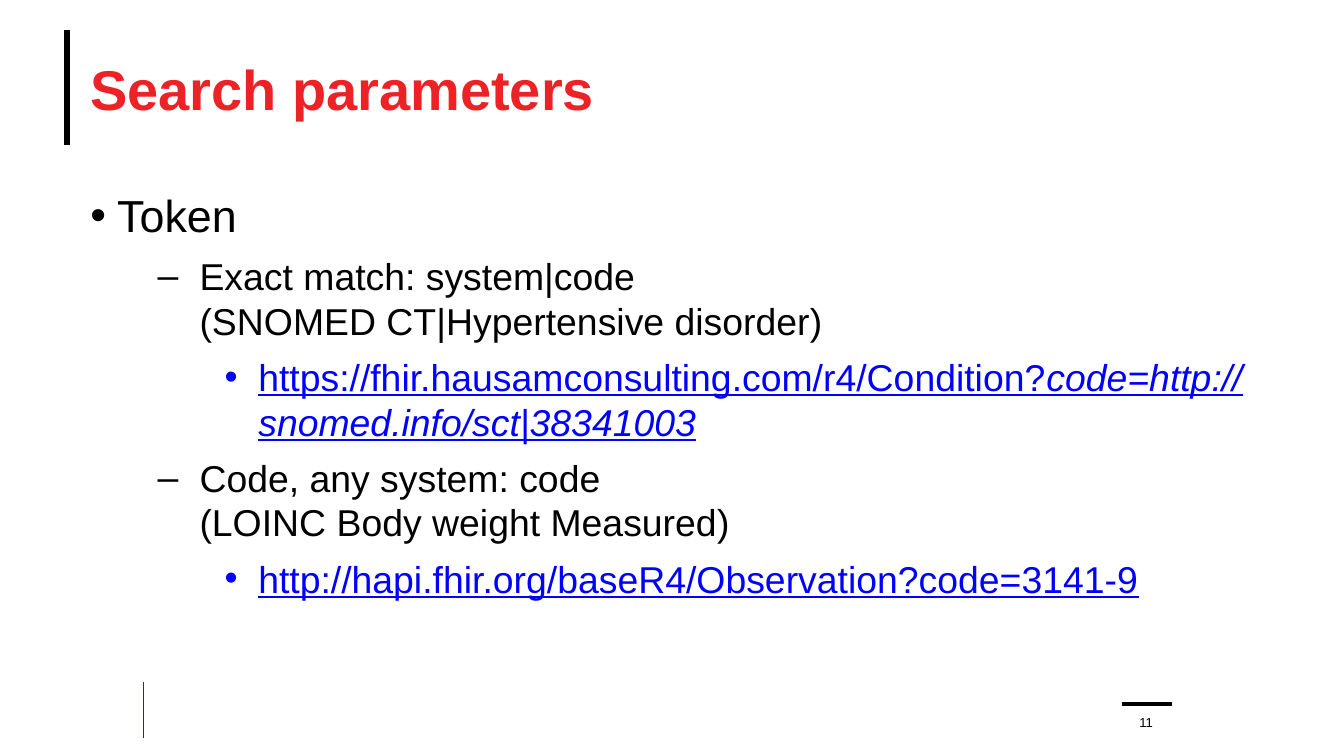
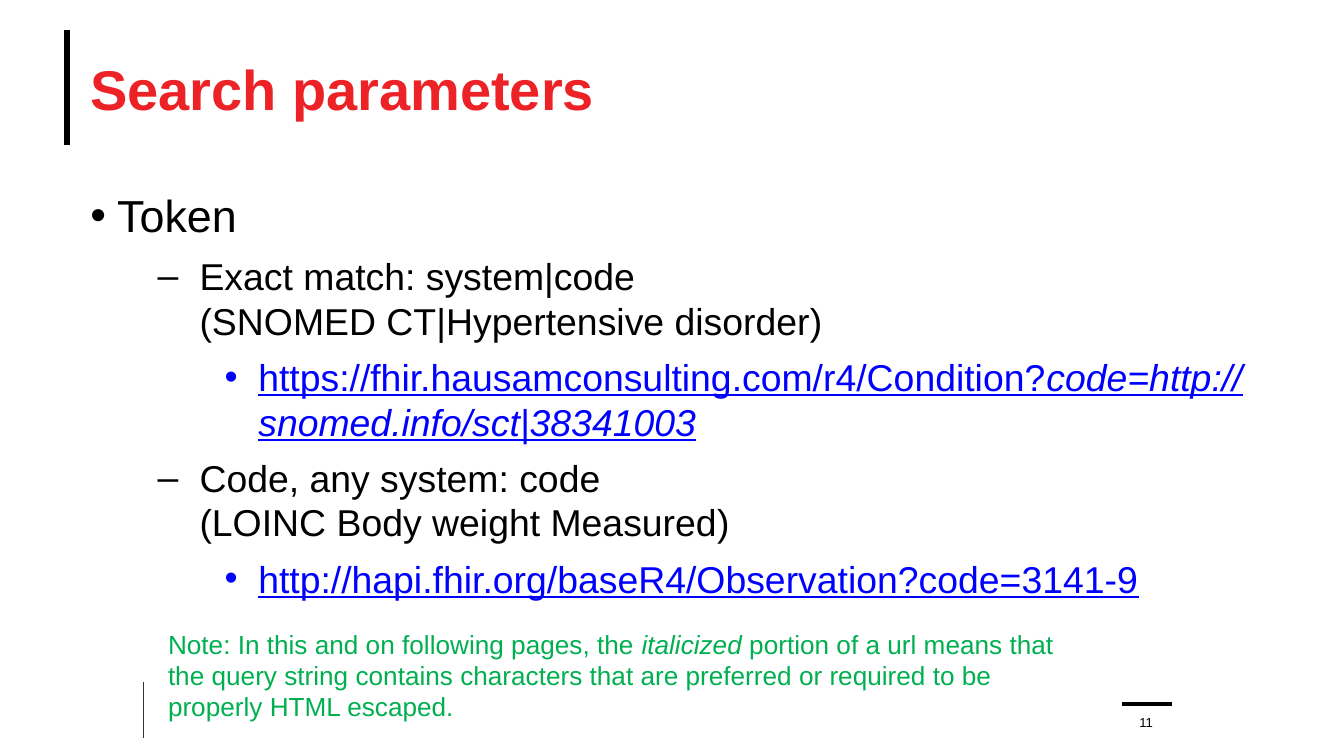
Before and after one commit to FHIR/documents, a slide deck: slide 11 of presentations/2024-04 Webinars/FHIR-Terminology-Part-2-2024-04-24.pptx. Drawn at 1344x756 pixels with LibreOffice and Linux fonts; fonts in the diff are those of the drawing; background and template pictures are left out. Boxes give left, top, right and bottom in pixels: in the first picture for what was removed or moved away, otherwise in the second. Text is boxed around its words. In the diff, an @@ line names an element or a change of style, - is before the commit and + after.

```diff
--- a/presentations/2024-04 Webinars/FHIR-Terminology-Part-2-2024-04-24.pptx
+++ b/presentations/2024-04 Webinars/FHIR-Terminology-Part-2-2024-04-24.pptx
@@ text added at (x1=168, y1=635, x2=1054, y2=722), 14 pt, text #00B050 @@
+Note: In this and on following pages, the italicized portion of a url means that the query string contains characters that are preferred or required to be properly HTML escaped.
```
